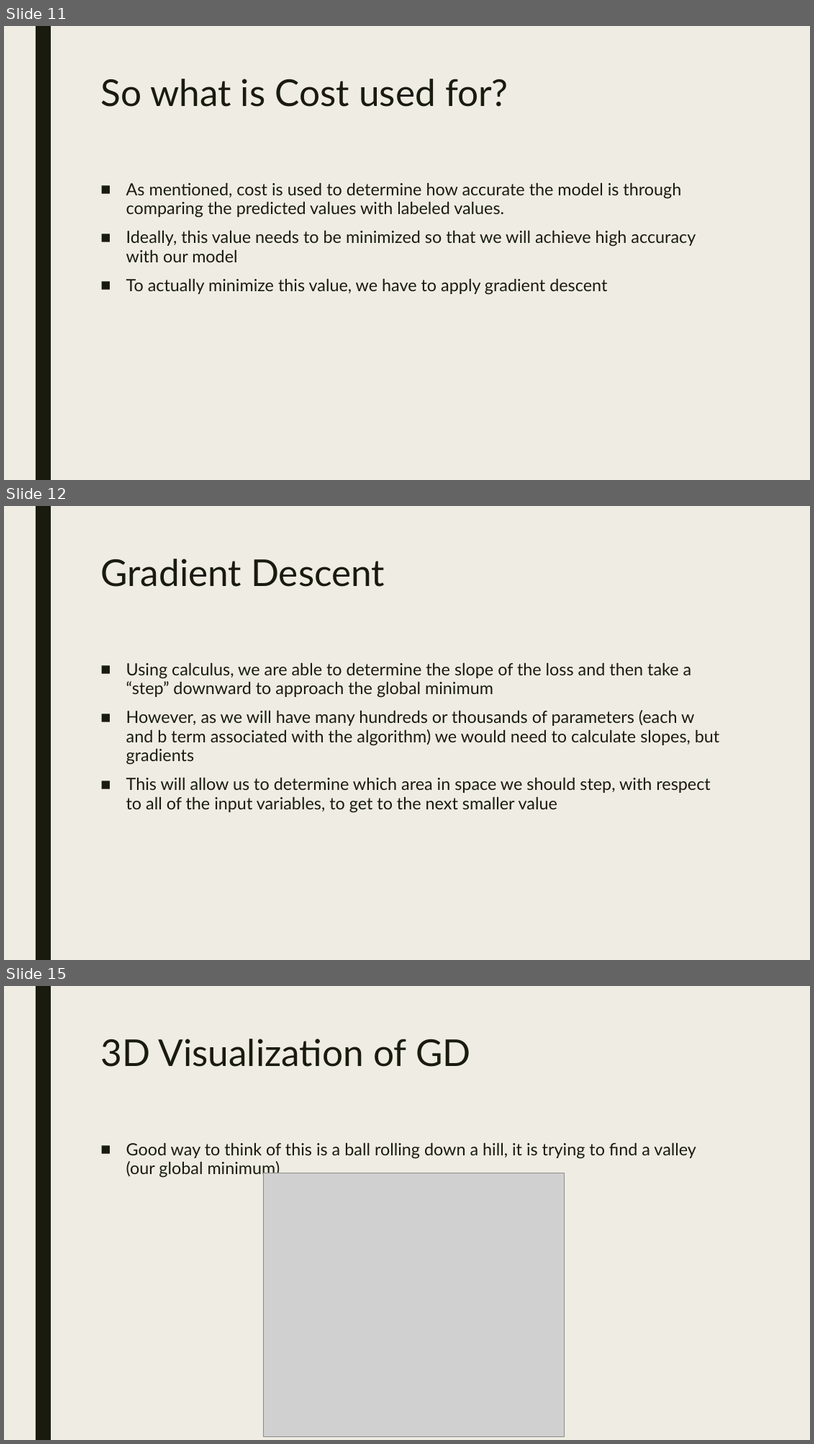
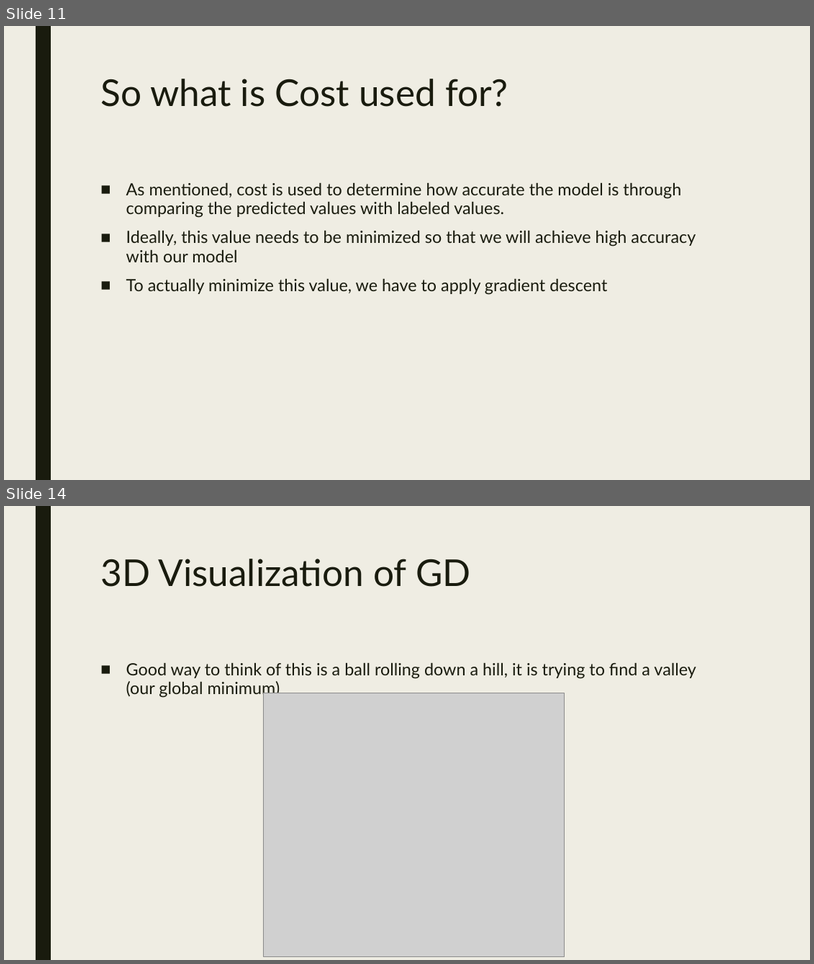
Before and after one commit to akiljames83/MacAI-2018, a slide deck: Lessons/Lesson2.pptx. Shown one above the other, each under a label of ours: slides 11, 12 and 15 before the commit, slides 11 and 14 after it; the slides between them are not shown. The pictures are 814x1444 and 814x964 pixels, drawn with LibreOffice and Linux fonts; fonts in the diff are those of the drawing; grey boxes stand for pictures. Boxes give left, top, right and bottom in pixels: in the first picture for what was removed or moved away, otherwise in the second. Text is boxed around its words. In the diff, an @@ line names an element or a change of style, - is before the commit and + after.

```diff
--- a/Lessons/Lesson2.pptx
+++ b/Lessons/Lesson2.pptx
@@ slide 12 removed at bbox=[4, 506, 810, 960], background #EFEDE3; not listed: 1 template element that a slide beside it also shows @@
@@ title removed at bbox=[100, 559, 385, 587] @@
-Gradient Descent
@@ text removed at bbox=[126, 662, 720, 813] @@
-■ Using calculus, we are able to determine the slope of the loss and then take a “step” downward to approach the global minimum
-■ However, as we will have many hundreds or thousands of parameters (each w and b term associated with the algorithm) we would need to calculate slopes, but gradients
-■ This will allow us to determine which area in space we should step, with respect to all of the input variables, to get to the next smaller value
@@ what was slide 15 is now slide 14 @@
```
Also in this commit, not shown: 6 slides changed, 2 slides added, 1 other slide removed.
